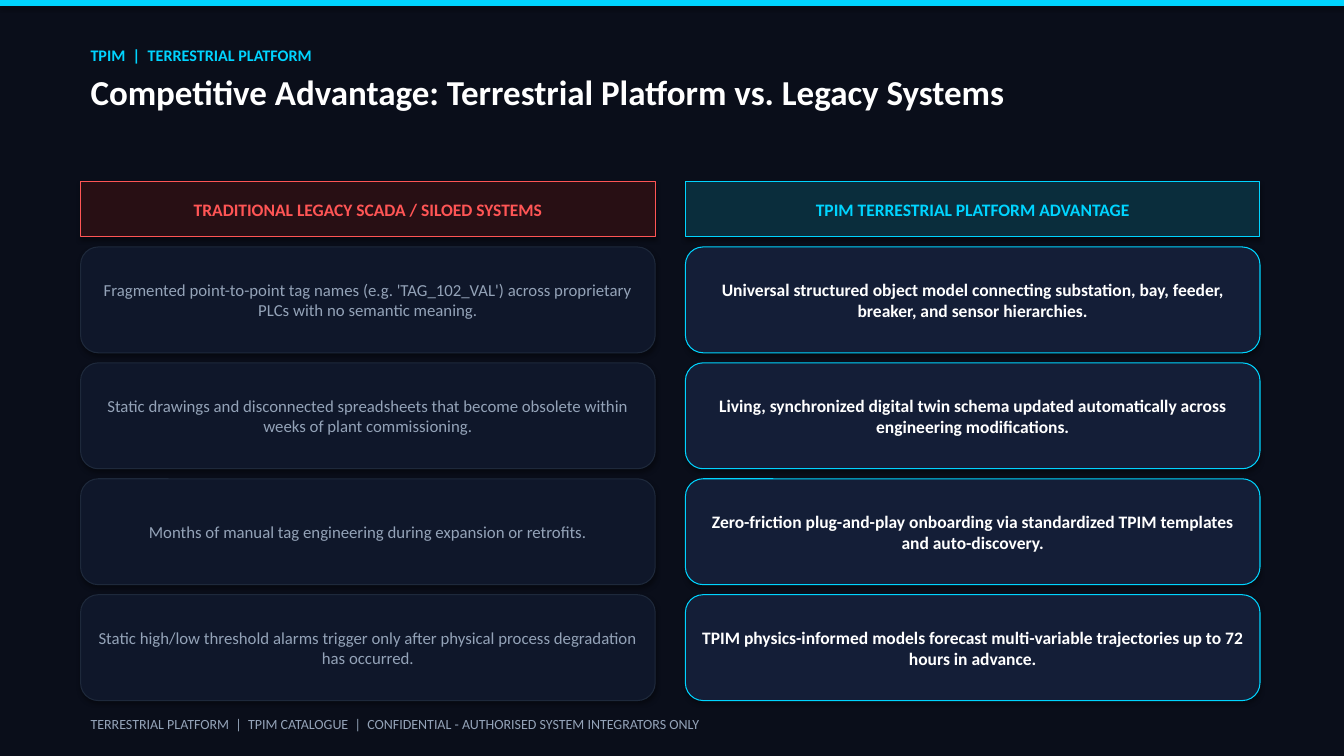
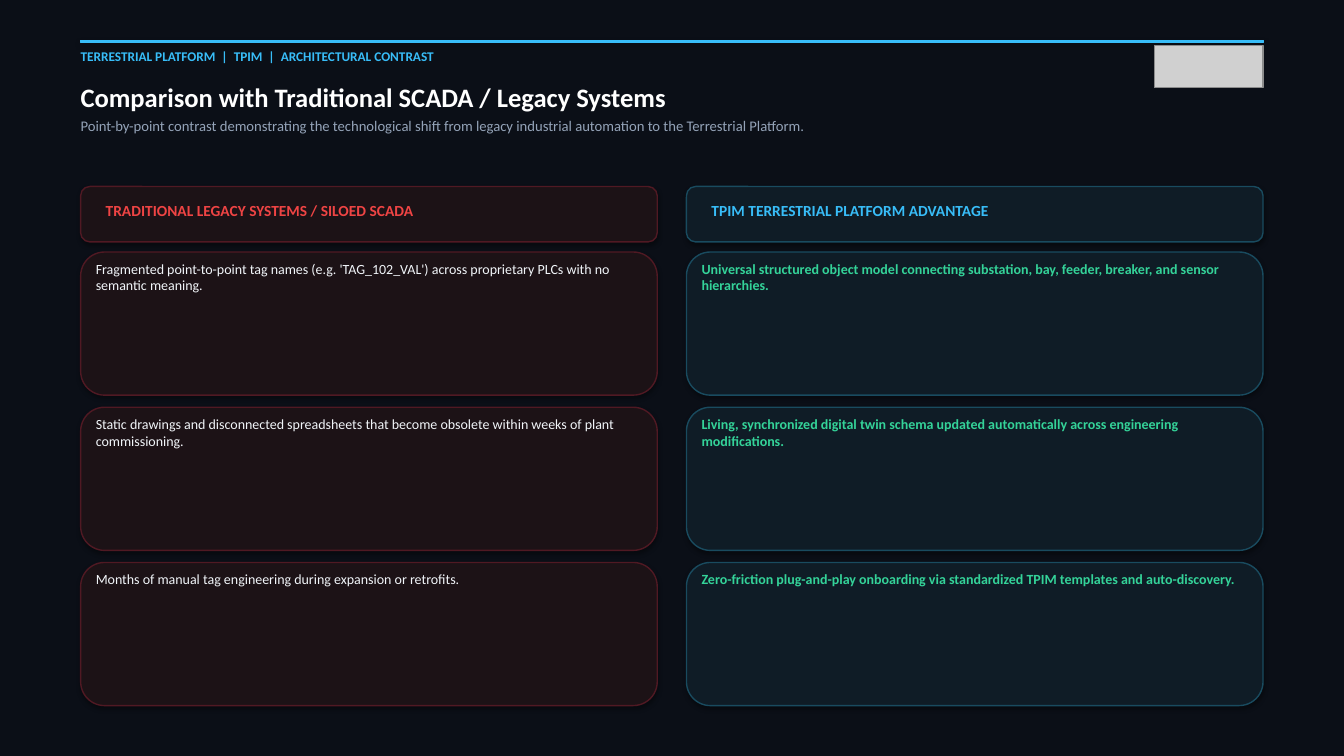
Before and after one commit to terrestrialplatform/terrestrial.cloud, a slide deck: slide 5 of catalogues/TPIM_Catalogue.pptx (slide 4 before the commit). Drawn at 1344x756 pixels with LibreOffice and Linux fonts; fonts in the diff are those of the drawing; grey boxes stand for pictures. Boxes give left, top, right and bottom in pixels: in the first picture for what was removed or moved away, otherwise in the second. Text is boxed around its words. In the diff, an @@ line names an element or a change of style, - is before the commit and + after.

```diff
--- a/catalogues/TPIM_Catalogue.pptx
+++ b/catalogues/TPIM_Catalogue.pptx
@@ rectangle at <box>0,0,1344,756</box>: fill #0A0E1A to #0B0F17 @@
@@ rectangle: place and size @@
-rectangle at <box>0,0,1344,6</box>
+rectangle at <box>81,40,1263,42</box>
@@ rectangle at <box>81,40,1263,42</box>: fill #00D4FF to #38BDF8; outline none to #38BDF8 0.75 pt @@
@@ text added at <box>81,52,433,61</box>, 9.5 pt, text #38BDF8, bold @@
+TERRESTRIAL PLATFORM | TPIM | ARCHITECTURAL CONTRAST
@@ text removed at <box>91,50,1005,111</box> @@
-TPIM | TERRESTRIAL PLATFORM
-Competitive Advantage: Terrestrial Platform vs. Legacy Systems
@@ picture added at <box>1154,45,1263,88</box> @@
@@ text added at <box>81,88,804,134</box>, 10.5 pt, text #94A3B8 @@
+Comparison with Traditional SCADA / Legacy Systems
+Point-by-point contrast demonstrating the technological shift from legacy industrial automation to the Terrestrial Platform.
@@ rounded rectangle added at <box>81,187,657,242</box>, fill #1C1216, outline #501923 1 pt @@
@@ text "TRADITIONAL LEGACY SYSTEMS / SILOED ...": place and size @@
-text "TRADITIONAL LEGACY SYSTEMS / SILOED ..." at <box>81,181,655,237</box>
+text "TRADITIONAL LEGACY SYSTEMS / SILOED ..." at <box>106,206,413,216</box>
@@ text "TRADITIONAL LEGACY SYSTEMS / SILOED ..." at <box>106,206,413,216</box>: vertical alignment middle to top; fill #280F14 to none; outline #FF5555 0.75 pt to none; shadow off @@
@@ text at <box>106,206,413,216</box>: text changed; size 12.5 to 11 pt; text colour #FF5555 to #EF4444 @@
-TRADITIONAL LEGACY SCADA / SILOED SYSTEMS
+TRADITIONAL LEGACY SYSTEMS / SILOED SCADA
@@ rounded rectangle added at <box>687,187,1263,242</box>, fill #0F1C26, outline #194B5F 1 pt @@
@@ text "TPIM TERRESTRIAL PLATFORM ADVANTAGE": place and size @@
-text "TPIM TERRESTRIAL PLATFORM ADVANTAGE" at <box>686,181,1260,237</box>
+text "TPIM TERRESTRIAL PLATFORM ADVANTAGE" at <box>711,206,989,216</box>
@@ text "TPIM TERRESTRIAL PLATFORM ADVANTAGE" at <box>711,206,989,216</box>: size 12.5 to 11 pt, text colour #00D4FF to #38BDF8; alignment centre to left; vertical alignment middle to top; fill #0A2D3C to none; outline #00D4FF 0.75 pt to none; shadow off @@
@@ rounded rectangle added at <box>81,252,657,395</box>, fill #1C1216, outline #501923 1 pt @@
@@ text "Fragmented point-to-point tag names (e.g. ...": place and size @@
-text "Fragmented point-to-point tag names (e.g. ..." at <box>81,247,655,353</box>
+text "Fragmented point-to-point tag names (e.g. ..." at <box>96,264,610,293</box>
@@ rounded rectangle added at <box>687,252,1263,395</box>, fill #0F1C26, outline #194B5F 1 pt @@
@@ text "Universal structured object model connecting ...": place and size @@
-text "Universal structured object model connecting ..." at <box>686,247,1260,353</box>
+text "Universal structured object model connecting ..." at <box>702,264,1219,290</box>
@@ rounded rectangle added at <box>81,407,657,551</box>, fill #1C1216, outline #501923 1 pt @@
@@ text "Static drawings and disconnected spreadsheets ...": place and size @@
-text "Static drawings and disconnected spreadsheets ..." at <box>81,363,655,469</box>
+text "Static drawings and disconnected spreadsheets ..." at <box>96,419,614,449</box>
@@ rounded rectangle added at <box>687,407,1263,551</box>, fill #0F1C26, outline #194B5F 1 pt @@
@@ text "Living, synchronized digital twin schema ...": place and size @@
-text "Living, synchronized digital twin schema ..." at <box>686,363,1260,469</box>
+text "Living, synchronized digital twin schema ..." at <box>702,419,1179,446</box>
@@ rounded rectangle added at <box>81,563,657,706</box>, fill #1C1216, outline #501923 1 pt @@
@@ rounded rectangle added at <box>687,563,1263,706</box>, fill #0F1C26, outline #194B5F 1 pt @@
@@ rounded rectangle removed at <box>81,595,655,701</box> @@
-Static high/low threshold alarms trigger only after physical process degradation has occurred.
@@ size 12 to 10 pt, text colour #94A3B8 to #F1F5F9; alignment centre to left; vertical alignment middle to top; fill #0F172A to none; outline #1E293B 0.75 pt to none; shadow off in 3 elements at <box>96,264,610,293</box>, <box>96,419,614,449</box>, <box>96,574,459,587</box> @@
@@ text "Months of manual tag engineering ...": place and size @@
-text "Months of manual tag engineering ..." at <box>81,479,655,585</box>
+text "Months of manual tag engineering ..." at <box>96,574,459,587</box>
@@ rounded rectangle removed at <box>686,595,1260,701</box> @@
-TPIM physics-informed models forecast multi-variable trajectories up to 72 hours in advance.
@@ size 12.5 to 10 pt, text colour #FFFFFF to #34D399; alignment centre to left; vertical alignment middle to top; fill #141E37 to none; outline #00D4FF 0.75 pt to none; shadow off in 3 elements at <box>702,264,1219,290</box>, <box>702,419,1179,446</box>, <box>702,574,1235,587</box> @@
@@ text "Zero-friction plug-and-play onboarding via standardized ...": place and size @@
-text "Zero-friction plug-and-play onboarding via standardized ..." at <box>686,479,1260,585</box>
+text "Zero-friction plug-and-play onboarding via standardized ..." at <box>702,574,1235,587</box>
@@ text removed at <box>91,720,699,729</box> @@
-TERRESTRIAL PLATFORM | TPIM CATALOGUE | CONFIDENTIAL - AUTHORISED SYSTEM INTEGRATORS ONLY
```
Also in this commit, not shown: 3 other slides changed, 3 slides added, 2 slides removed, 45 other files.
